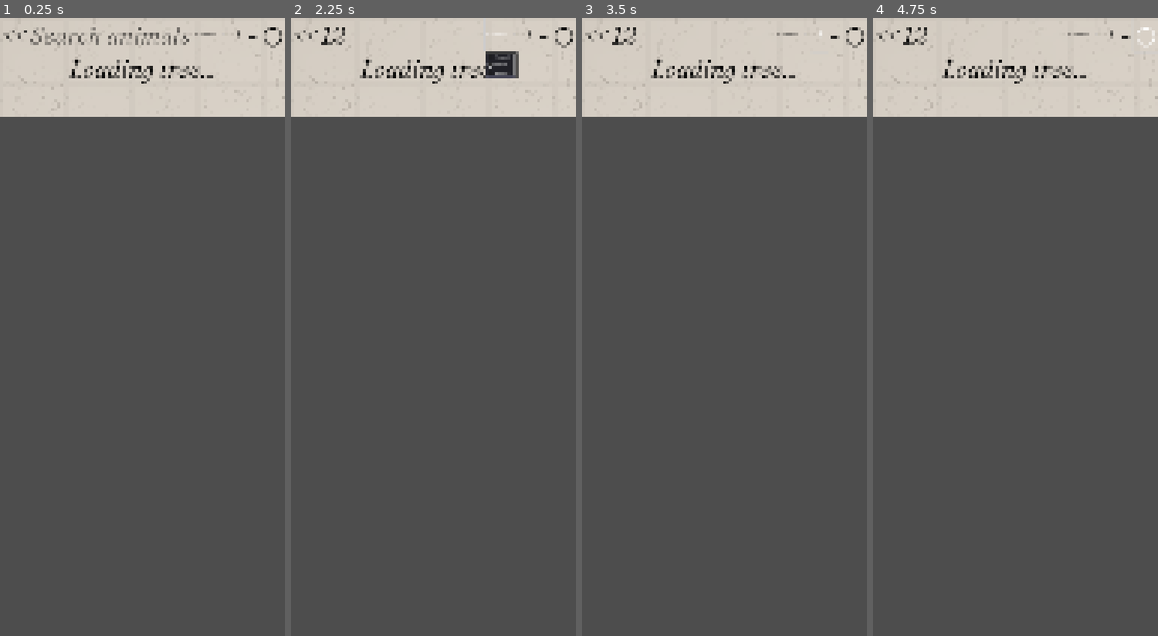
Above: before the commit, frames 1-4 (left to right).
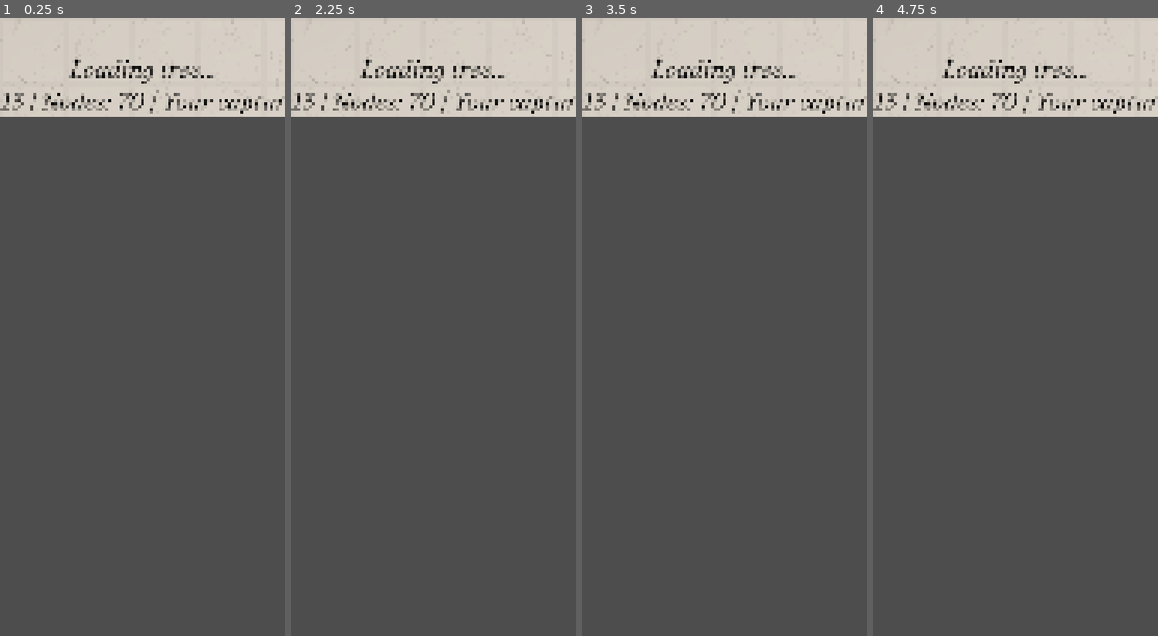
Above: after the commit, the same moments.

Repository: BryanRacic/biologidex
Game: Godot game, scene res://scenes/tree/tree.tscn
Two runs of this game, one before a commit and one after it. Both use one fixed random seed, a clock stepped at 60 frames per second and the inputs below. This scene is started directly instead of the project's main scene.
Inputs (mouse positions are in pixels of both pictures, inside the frame that each line leads up to):
- Up to frame 1 (0.25 s): no input
- Up to frame 2 (2.25 s): click (402, 36) at 0.52 s; type "12" at 0.6 s; click (305, 36) at 1.25 s, where only the run before the commit has a clickable "<<"; click (501, 36) at 2 s, where only the run before the commit has a clickable "Friends"
- Up to frame 3 (3.5 s): click (818, 36) at 2.75 s, where only the run before the commit has a clickable "+"
- Up to frame 4 (4.75 s): click (1126, 36) at 3.5 s, where only the run before the commit has a clickable "-"; click (1146, 36) at 4.25 s, where only the run before the commit has a clickable "○"

The runs differ from the first frame. In frame 1, 1.7% of the frame differs, in the area x 0-99%, y 1-16%; in frame 2, 1.8%; in frame 3, 1.3%; in frame 4, 1.3%.

Commit message:
previeww tree renderer in editor

Diff:
--- a/client/biologidex-client/features/base/base_scene_node.gd
+++ b/client/biologidex-client/features/base/base_scene_node.gd
@@ -1,3 +1,4 @@
+@tool
 class_name BaseSceneNode extends Node2D
 
 # Base class for all 2D Scene Nodes
@@ -28,6 +29,10 @@
 
 
 func _ready() -> void:
+	# Skip runtime initialization in editor - subclasses handle their own editor preview
+	if Engine.is_editor_hint():
+		return
+
 	_initialize_managers()
 	_setup_common_ui()
 	_check_authentication()
@@ -146,6 +151,8 @@
 
 func _on_back_pressed() -> void:
 	"""Handle back button press"""
+	if Engine.is_editor_hint():
+		return
 	print("[%s] Back button pressed" % scene_name)
 	scene_exiting.emit()
 	NavigationManager.go_back()
@@ -157,6 +164,8 @@
 
 func _notification(what: int) -> void:
 	"""Handle lifecycle notifications"""
+	if Engine.is_editor_hint():
+		return
 	match what:
 		NOTIFICATION_VISIBILITY_CHANGED:
 			if visible:
--- a/client/biologidex-client/features/tree/tree_data_models.gd
+++ b/client/biologidex-client/features/tree/tree_data_models.gd
@@ -1,3 +1,4 @@
+@tool
 """
 Data models for taxonomic tree visualization.
 Matches server API response structure from DynamicTaxonomicTreeService.
--- a/client/biologidex-client/features/tree/tree_renderer.gd
+++ b/client/biologidex-client/features/tree/tree_renderer.gd
@@ -1,3 +1,4 @@
+@tool
 """
 TreeRenderer - High-performance rendering engine for taxonomic tree visualization.
 Handles batch rendering of nodes, edges, and interactions using MultiMeshInstance2D.
--- a/client/biologidex-client/scenes/tree/tree.tscn
+++ b/client/biologidex-client/scenes/tree/tree.tscn
@@ -84,6 +84,7 @@
 [node name="StatsLabel" type="Label" parent="UI/Control/VBoxContainer"]
 unique_name_in_owner = true
 layout_mode = 2
+text = "Mode: Friends | Animals: 13 | Nodes: 70 | Your captures: 3 | Friend captures: 13"
 horizontal_alignment = 1
 
 [node name="ViewportContainer" type="SubViewportContainer" parent="UI/Control/VBoxContainer"]
@@ -96,7 +97,7 @@
 [node name="SubViewport" type="SubViewport" parent="UI/Control/VBoxContainer/ViewportContainer"]
 unique_name_in_owner = true
 handle_input_locally = false
-size = Vector2i(1440, 2780)
+size = Vector2i(4107, 2780)
 render_target_update_mode = 4
 
 [node name="TreeWorld" type="Node2D" parent="UI/Control/VBoxContainer/ViewportContainer/SubViewport"]
@@ -104,6 +105,7 @@
 
 [node name="Camera2D" type="Camera2D" parent="UI/Control/VBoxContainer/ViewportContainer/SubViewport/TreeWorld"]
 unique_name_in_owner = true
+position = Vector2(-275.00006, 600)
 zoom = Vector2(0.1, 0.1)
 
 [node name="Graph" type="Node2D" parent="UI/Control/VBoxContainer/ViewportContainer/SubViewport/TreeWorld"]
--- a/client/biologidex-client/scenes/tree/tree_controller.gd
+++ b/client/biologidex-client/scenes/tree/tree_controller.gd
@@ -1,3 +1,4 @@
+@tool
 """
 TreeController - Main orchestrator for taxonomic tree visualization.
 Coordinates data loading, rendering, and user interaction.
@@ -7,6 +8,14 @@
 
 const APITypes = preload("res://features/server_interface/api/core/api_types.gd")
 const TreeRenderer = preload("res://features/tree/tree_renderer.gd")
+
+# Editor preview: Load tree from cached JSON file for UI development
+const EDITOR_PREVIEW_PATH: String = "res://resources/tree.json"
+@export var editor_preview: bool = false:
+	set(value):
+		editor_preview = value
+		if Engine.is_editor_hint() and value:
+			_load_editor_preview()
 
 # Note: Services (APIManager, NavigationManager) are automatically initialized by BaseSceneNode
 
@@ -39,8 +48,79 @@
 var last_mouse_position: Vector2 = Vector2.ZERO
 
 
+# =============================================================================
+# Editor Preview
+# =============================================================================
+
+func _load_editor_preview() -> void:
+	"""Load tree data from cached JSON for editor preview."""
+	if not Engine.is_editor_hint():
+		return
+
+	print("[TreeController] Loading editor preview from: ", EDITOR_PREVIEW_PATH)
+
+	# Check if file exists
+	if not FileAccess.file_exists(EDITOR_PREVIEW_PATH):
+		push_warning("[TreeController] Editor preview file not found: %s\nRun the app with DEBUG_CACHE_TREE_RESPONSE=true to generate it." % EDITOR_PREVIEW_PATH)
+		return
+
+	# Load JSON
+	var file = FileAccess.open(EDITOR_PREVIEW_PATH, FileAccess.READ)
+	if not file:
+		push_error("[TreeController] Failed to open editor preview file")
+		return
+
+	var json_string = file.get_as_text()
+	file.close()
+
+	var json = JSON.new()
+	var error = json.parse(json_string)
+	if error != OK:
+		push_error("[TreeController] Failed to parse editor preview JSON: %s" % json.get_error_message())
+		return
+
+	var response = json.data as Dictionary
+	if not response:
+		push_error("[TreeController] Editor preview JSON is not a valid dictionary")
+		return
+
+	print("[TreeController] Loaded %d nodes, %d edges from cache" % [
+		response.get("nodes", []).size(),
+		response.get("edges", []).size()
+	])
+
+	# Parse into TreeData
+	current_tree_data = TreeDataModels.TreeData.new(response)
+
+	# Setup renderer if needed
+	if not tree_renderer and tree_world:
+		_setup_renderer_for_editor()
+
+	# Render
+	_render_tree()
+	_update_stats_display()
+
+	print("[TreeController] Editor preview loaded successfully")
+
+
+func _setup_renderer_for_editor() -> void:
+	"""Setup renderer in editor mode."""
+	tree_renderer = TreeRenderer.new()
+	tree_renderer.name = "EditorTreeRenderer"
+	tree_world.add_child(tree_renderer)
+
+	if tree_camera:
+		tree_renderer.set_camera(tree_camera)
+
+	print("[TreeController] Editor TreeRenderer initialized")
+
+
 func _on_scene_ready() -> void:
 	"""Called by BaseSceneNode after managers are initialized"""
+	# Skip runtime initialization in editor
+	if Engine.is_editor_hint():
+		return
+
 	scene_name = "TreeController"
 	print("[TreeController] Scene ready (refactored v2)")
 
@@ -335,6 +415,8 @@
 
 func _input(event: InputEvent) -> void:
 	"""Handle input events for camera control."""
+	if Engine.is_editor_hint():
+		return
 	if not tree_camera or not is_initialized:
 		return
 
@@ -469,6 +551,14 @@
 
 func _exit_tree() -> void:
 	"""Cleanup when exiting tree view."""
+	if Engine.is_editor_hint():
+		# Editor cleanup - just free renderer
+		if tree_renderer:
+			tree_renderer.clear()
+			tree_renderer.queue_free()
+			tree_renderer = null
+		return
+
 	print("[TreeController] Cleaning up")
 
 	# Clean up renderer
@@ -477,7 +567,7 @@
 		tree_renderer.queue_free()
 		tree_renderer = null
 
-	# Disconnect signals
+	# Disconnect signals (only at runtime - autoloads not available in editor)
 	if APIManager.tree.tree_loaded.is_connected(_on_tree_loaded):
 		APIManager.tree.tree_loaded.disconnect(_on_tree_loaded)
 	if APIManager.tree.tree_load_failed.is_connected(_on_tree_load_failed):
Not shown, changed: client/biologidex-client/README.md
